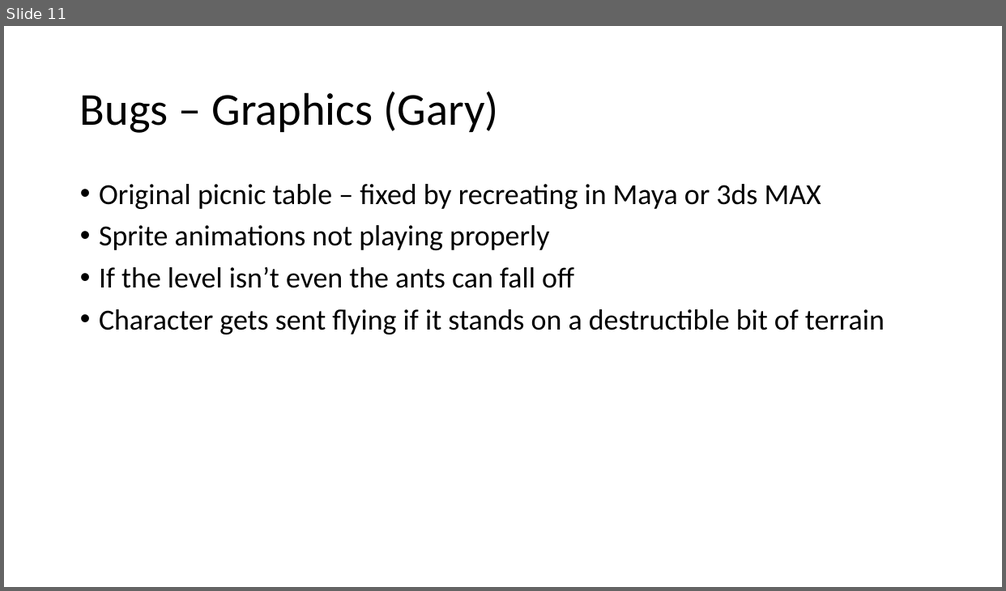
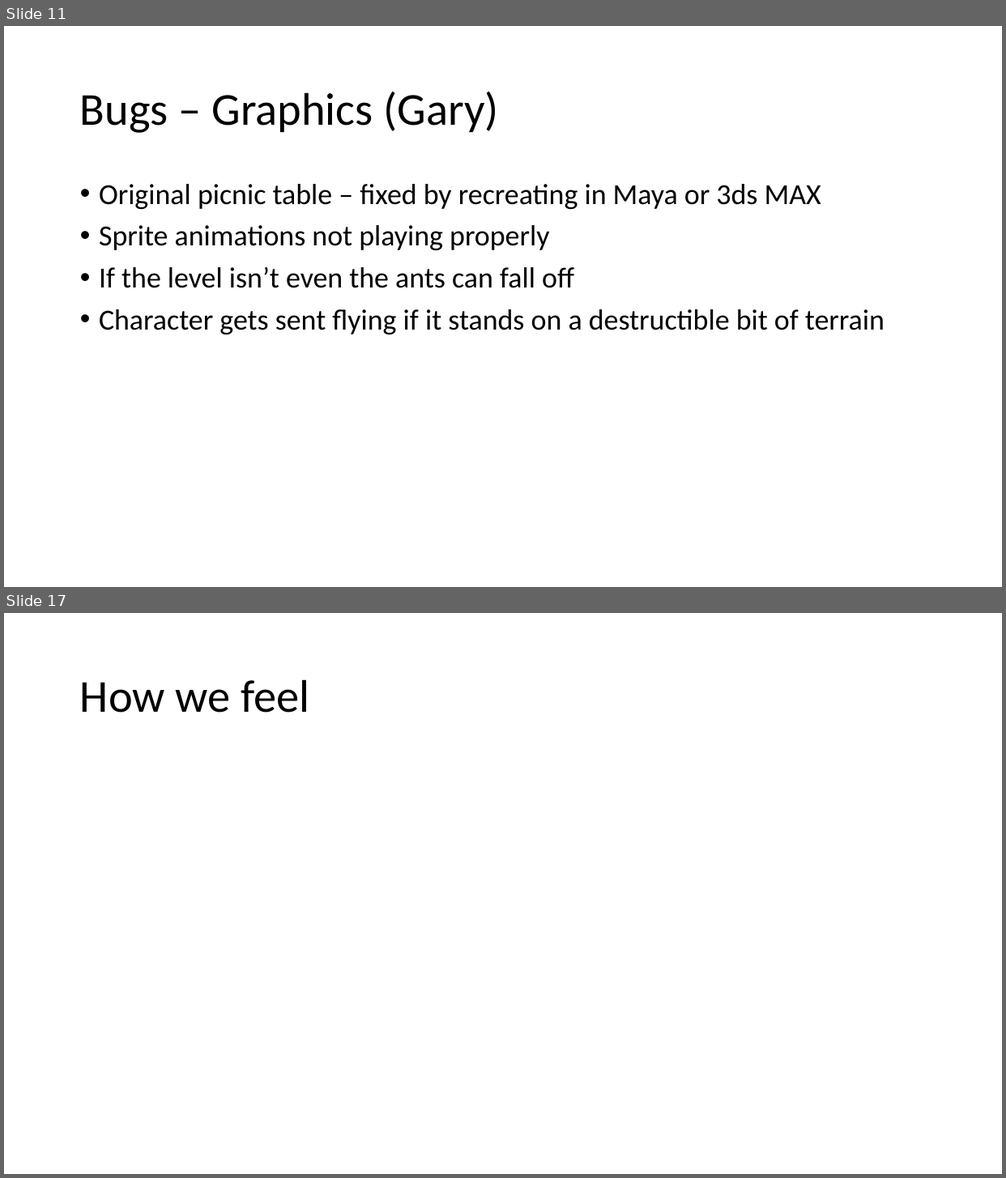
Before and after one commit to DannyStanley/TDEMO-, a slide deck: Video Presentation V2.pptx. Shown one above the other, each under a label of ours: slide 11 before the commit, slides 11 and 17 after it; the slides between them are not shown. The pictures are 1006x591 and 1006x1178 pixels, drawn with LibreOffice and Linux fonts; fonts in the diff are those of the drawing. Boxes give left, top, right and bottom in pixels: in the first picture for what was removed or moved away, otherwise in the second. Text is boxed around its words. In the diff, an @@ line names an element or a change of style, - is before the commit and + after.

```diff
--- a/Video Presentation V2.pptx
+++ b/Video Presentation V2.pptx
@@ slide 17 added at (4,613,1002,1174), background #FFFFFF @@
@@ title added at (80,679,309,713), 44 pt, text #000000 @@
+How we feel
```
Also in this commit, not shown: 1 slide changed, 4 other slides added.
